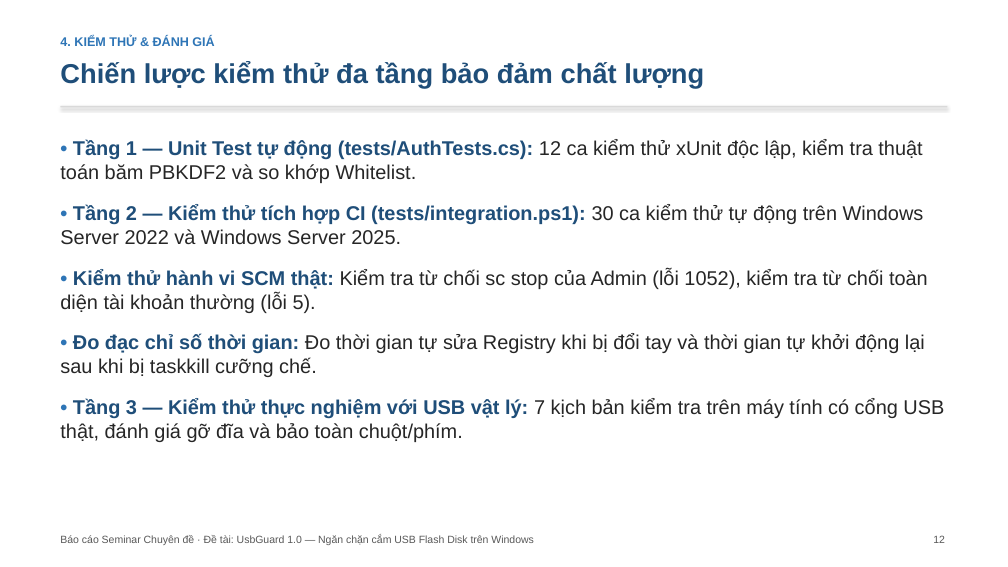
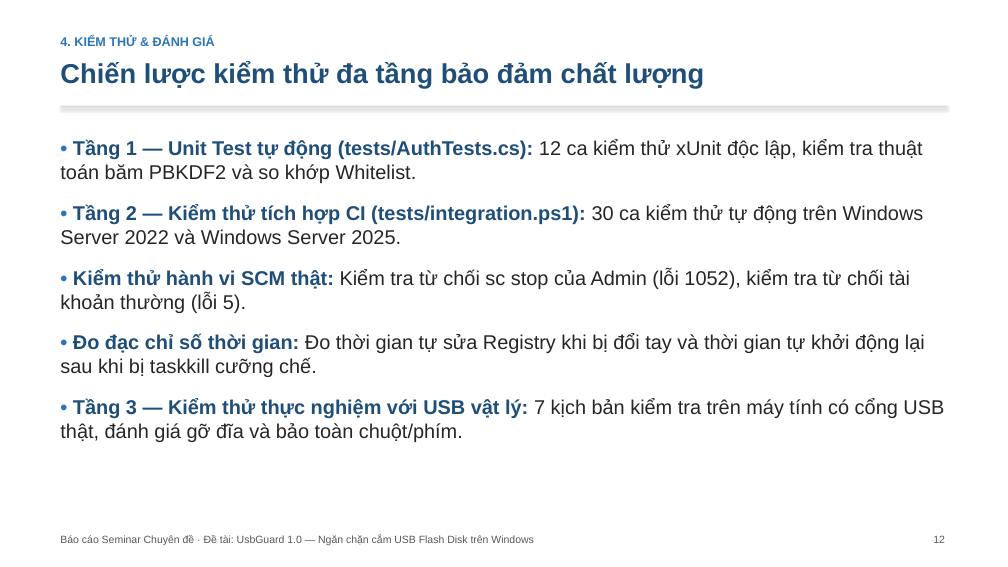
Before and after one commit to hungphamwp/usbguard, a slide deck: slide 12 of slide/SLIDE-UsbGuard.pptx. Drawn at 1008x567 pixels with LibreOffice and Linux fonts; fonts in the diff are those of the drawing. Boxes give left, top, right and bottom in pixels: in the first picture for what was removed or moved away, otherwise in the second. Text is boxed around its words. In the diff, an @@ line names an element or a change of style, - is before the commit and + after.

```diff
--- a/slide/SLIDE-UsbGuard.pptx
+++ b/slide/SLIDE-UsbGuard.pptx
@@ text at [60,269,910,313]: text changed @@
-• Kiểm thử hành vi SCM thật: Kiểm tra từ chối sc stop của Admin (lỗi 1052), kiểm tra từ chối toàn diện tài khoản thường (lỗi 5).
+• Kiểm thử hành vi SCM thật: Kiểm tra từ chối sc stop của Admin (lỗi 1052), kiểm tra từ chối tài khoản thường (lỗi 5).
```
Also in this commit, not shown: 14 other slides changed, 11 other files.
